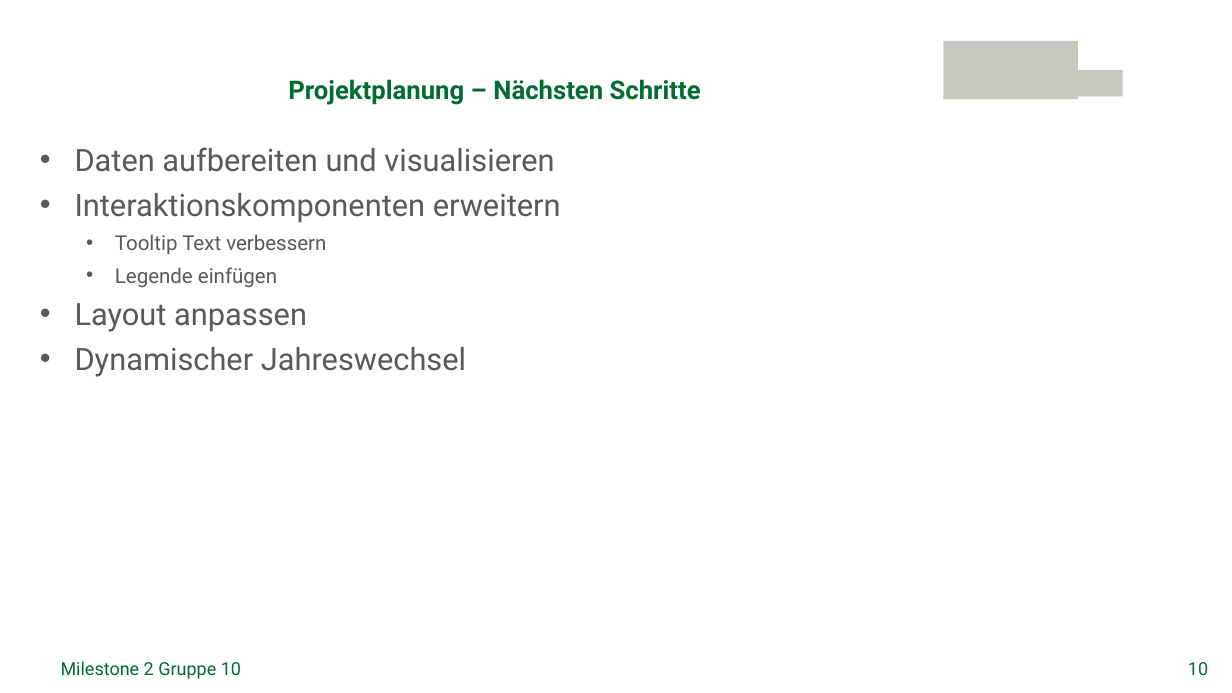
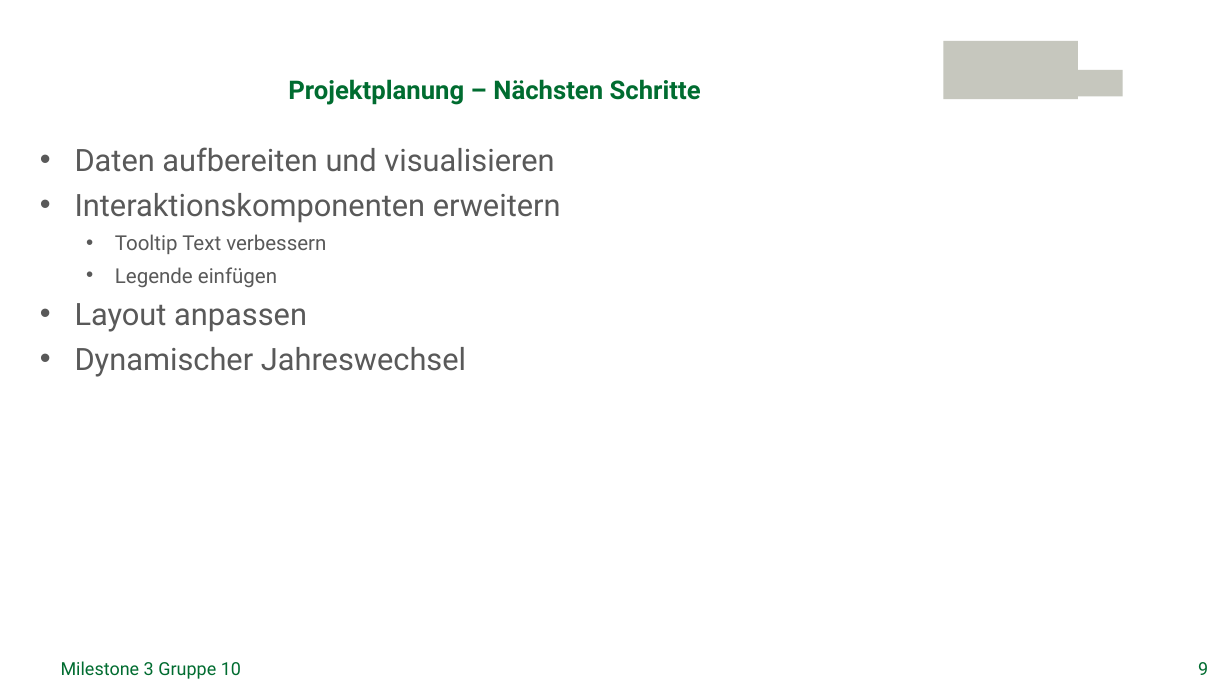
Before and after one commit to AlexandraMayer/InfoVis_Wetterdaten, a slide deck: slide 9 of Projektplanung/Präsentationen/InfoVis_Milestone3_Gruppe10_Vortrag_DominikGrenz.pptx (slide 10 before the commit). Drawn at 1232x693 pixels with LibreOffice and Linux fonts; fonts in the diff are those of the drawing; background and template pictures are left out. Boxes give left, top, right and bottom in pixels: in the first picture for what was removed or moved away, otherwise in the second. Text is boxed around its words. In the diff, an @@ line names an element or a change of style, - is before the commit and + after.

```diff
--- a/Projektplanung/Präsentationen/InfoVis_Milestone3_Gruppe10_Vortrag_DominikGrenz.pptx
+++ b/Projektplanung/Präsentationen/InfoVis_Milestone3_Gruppe10_Vortrag_DominikGrenz.pptx
@@ text at (61, 661, 241, 679): text changed @@
-Milestone 2 Gruppe 10
+Milestone 3 Gruppe 10
@@ page number at (1198, 662, 1208, 675): text changed @@
-10
+9
```
Also in this commit, not shown: 7 other slides changed, 1 slide removed.
